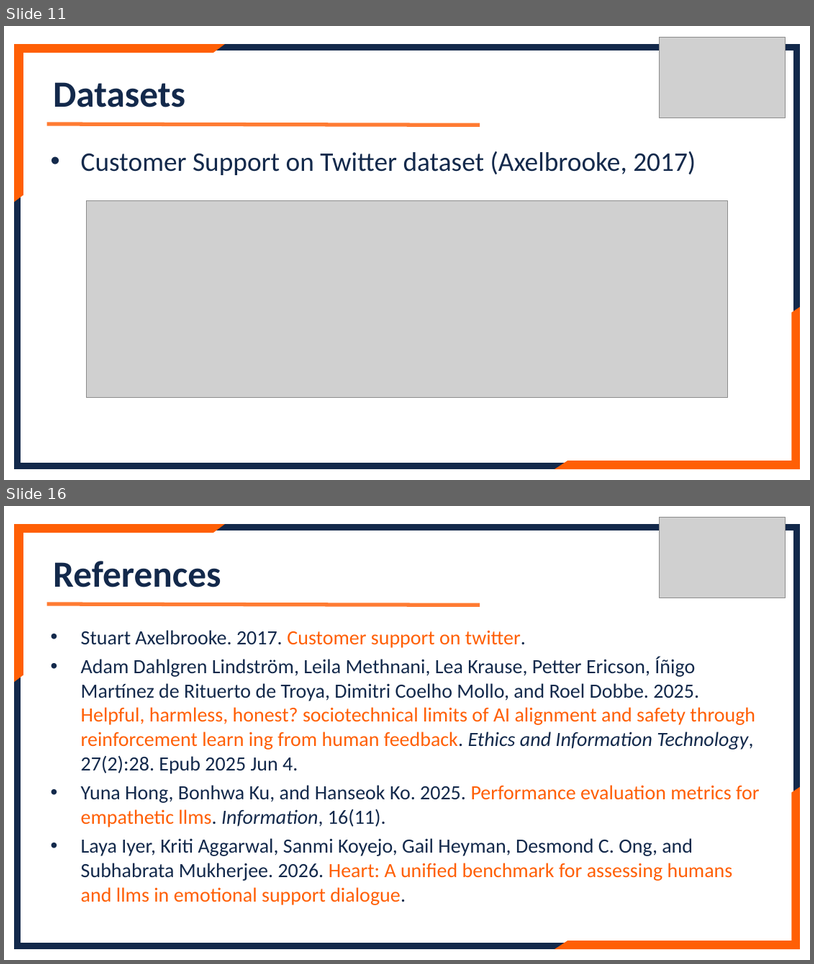
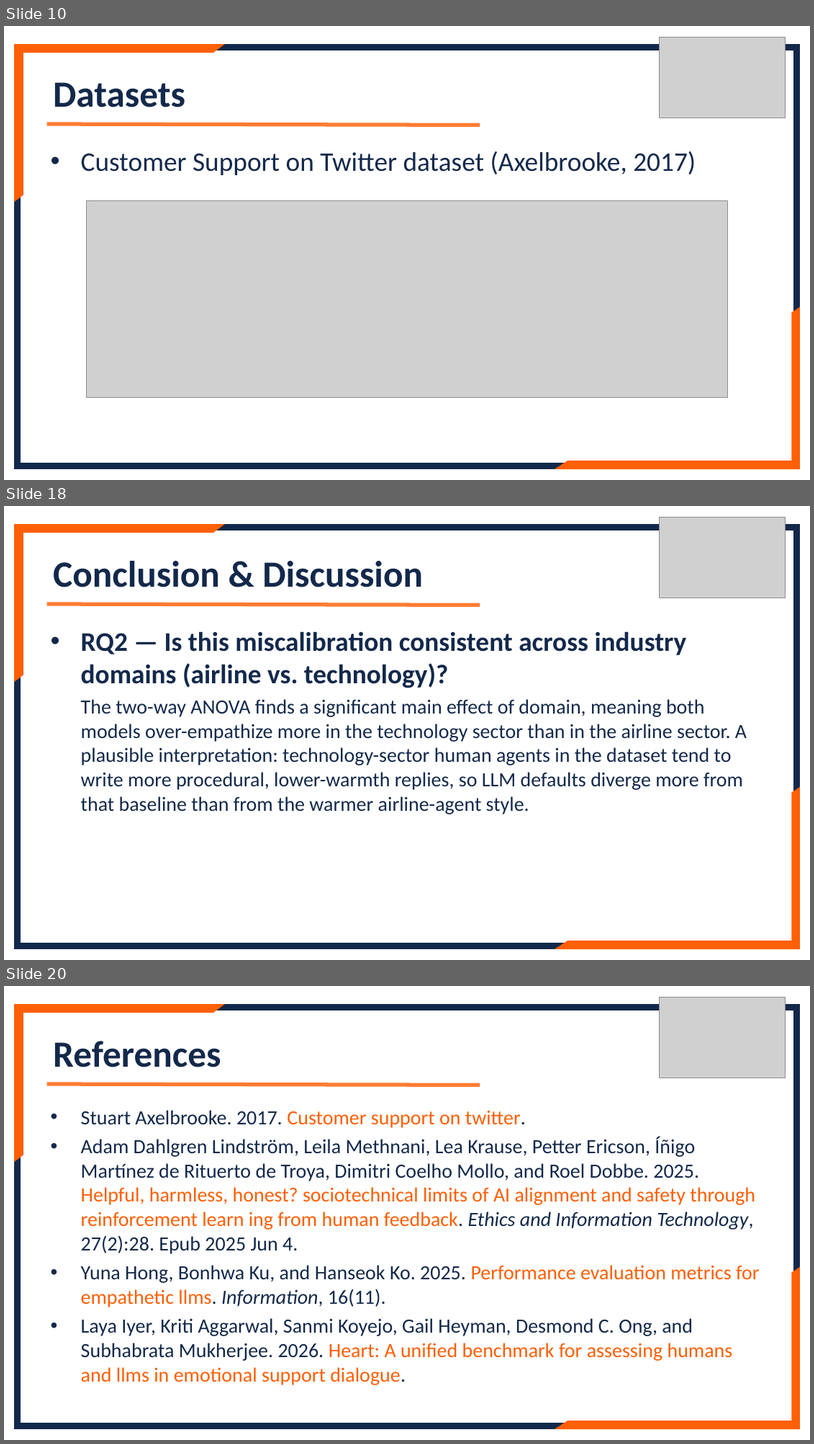
Before and after one commit to lennylin1998/ecs-llm, a slide deck: src/Files/Final_ppt.pptx. Shown one above the other, each under a label of ours: slides 11 and 16 before the commit, slides 10, 18 and 20 after it; the slides between them are not shown. The pictures are 814x964 and 814x1444 pixels, drawn with LibreOffice and Linux fonts; fonts in the diff are those of the drawing; grey boxes stand for pictures. Boxes give left, top, right and bottom in pixels: in the first picture for what was removed or moved away, otherwise in the second. Text is boxed around its words. In the diff, an @@ line names an element or a change of style, - is before the commit and + after.

```diff
--- a/src/Files/Final_ppt.pptx
+++ b/src/Files/Final_ppt.pptx
@@ slide 18 added at [4, 506, 810, 960], background #FFFFFF @@
@@ frame added at [15, 525, 800, 948], fill #13294B, outline #13294B 1.5 pt @@
@@ half frame added at [15, 525, 223, 681], fill #FF5F05, outline #FF5F05 1.5 pt @@
@@ picture added at [659, 518, 785, 598] @@
@@ text added at [53, 561, 423, 587], 44 pt, text #13294B, bold @@
+Conclusion & Discussion
@@ line added from (47, 604) to (480, 605), #FF5F05 4.5 pt @@
@@ text added at [81, 631, 747, 814], 24 pt, text #13294B @@
+• RQ2 — Is this miscalibration consistent across industry domains (airline vs. technology)?
+  The two-way ANOVA finds a significant main effect of domain, meaning both models over-empathize more in the technology sector than in the airline sector. A plausible interpretation: technology-sector human agents in the dataset tend to write more procedural, lower-warmth replies, so LLM defaults diverge more from that baseline than from the warmer airline-agent style.
@@ half frame added at [557, 788, 800, 948], fill #FF5F05, outline #FF5F05 1.5 pt @@
@@ what was slide 11 is now slide 10 @@
@@ what was slide 16 is now slide 20 @@
```
Also in this commit, not shown: 5 slides changed, 5 other slides added, 2 slides removed, 5 other files.
